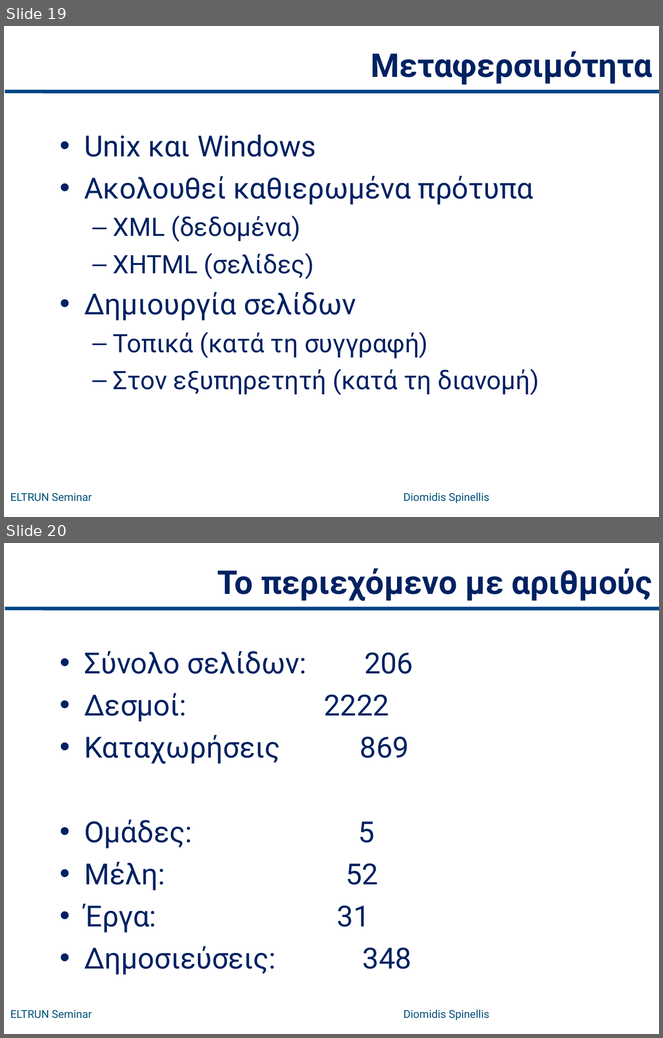
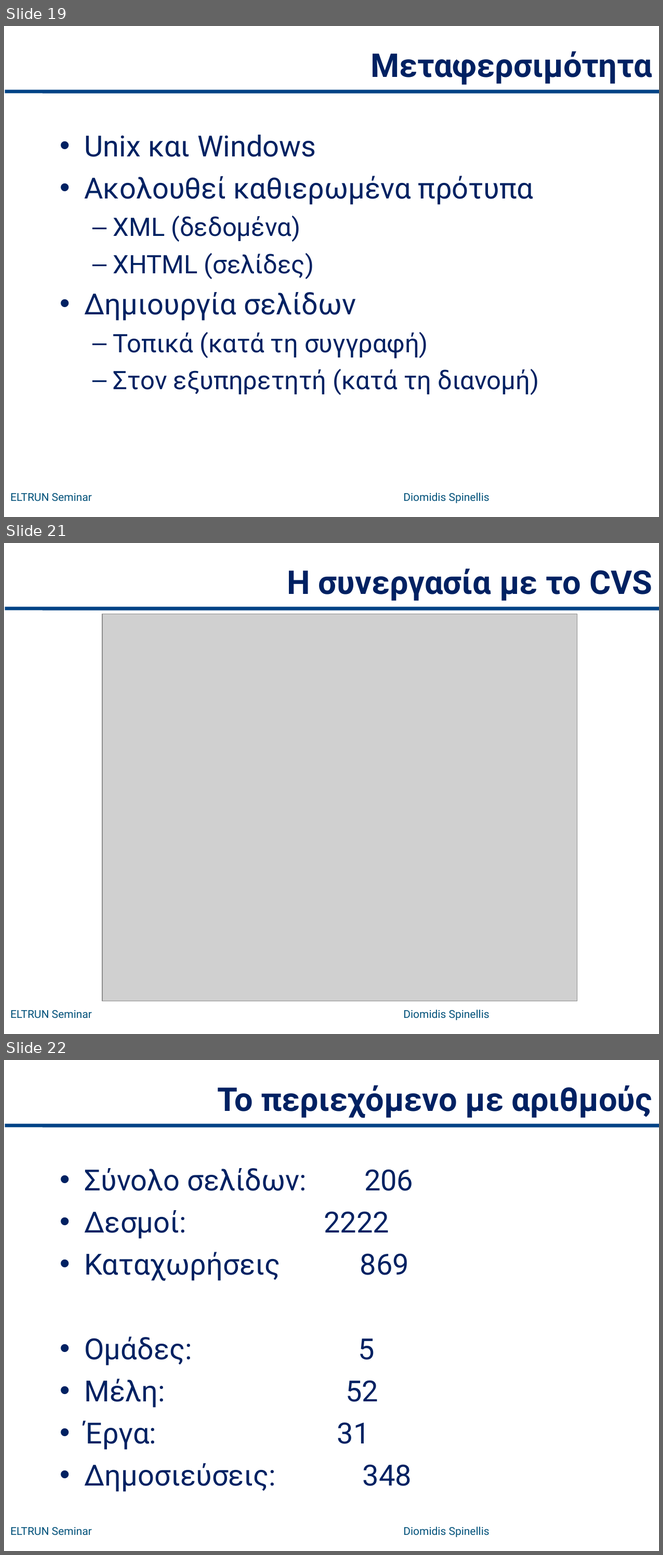
Before and after one commit to istlab/web, a slide deck: doc/presentations/user/website.ppt. Shown one above the other, each under a label of ours: slides 19 and 20 before the commit, slides 19, 21 and 22 after it; the slides between them are not shown. The pictures are 663x1038 and 663x1555 pixels, drawn with LibreOffice and Linux fonts; fonts in the diff are those of the drawing; grey boxes stand for pictures; background and template pictures are left out. Boxes give left, top, right and bottom in pixels: in the first picture for what was removed or moved away, otherwise in the second. Text is boxed around its words. In the diff, an @@ line names an element or a change of style, - is before the commit and + after.

```diff
--- a/doc/presentations/user/website.ppt
+++ b/doc/presentations/user/website.ppt
@@ slide 21 added at (4, 543, 659, 1034), background #FFFFFF; not listed: 2 template elements that a slide beside it also shows @@
@@ title added at (287, 568, 652, 601), 36 pt, text #002162, bold @@
+Η συνεργασία με το CVS
@@ picture added at (102, 614, 577, 1001) @@
@@ what was slide 20 is now slide 22 @@
```
Also in this commit, not shown: 1 slide changed, 1 other slide added.
